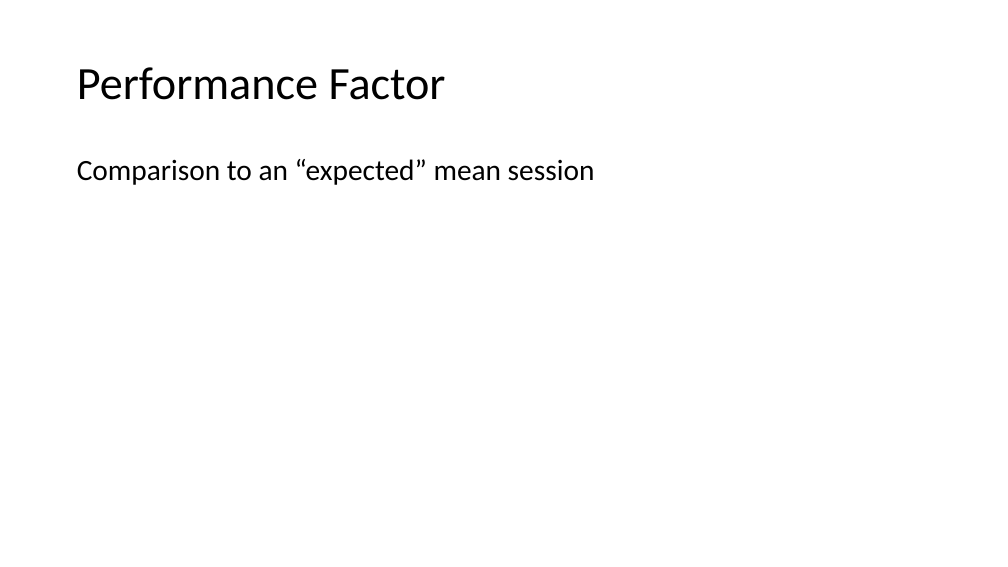
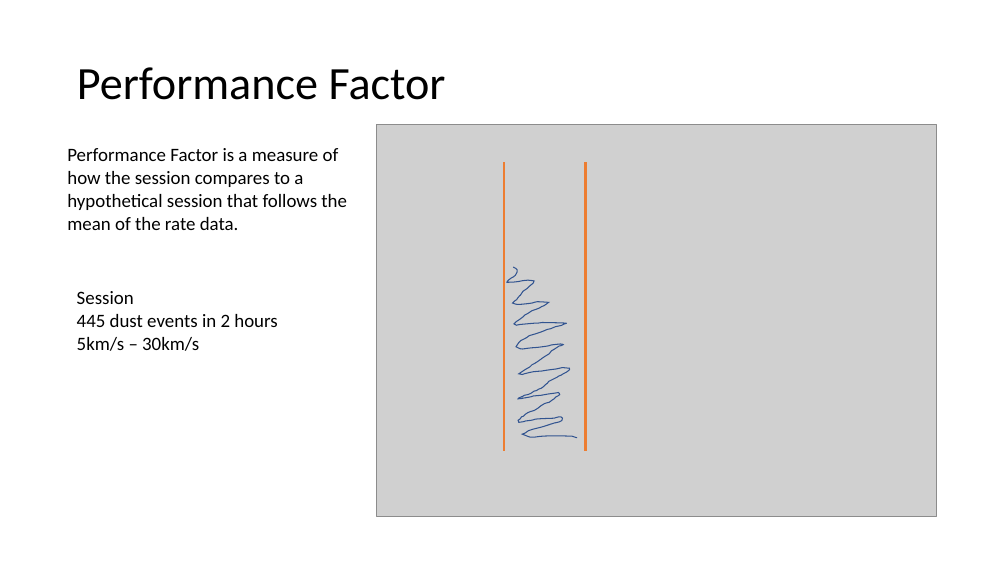
Before and after one commit to nathan-m-schneider-22/Dust-Accelerator-Database-Analysis, a slide deck: slide 22 of Dust_Data_Project.pptx. Drawn at 1008x567 pixels with LibreOffice and Linux fonts; fonts in the diff are those of the drawing; grey boxes stand for pictures. Boxes give left, top, right and bottom in pixels: in the first picture for what was removed or moved away, otherwise in the second. Text is boxed around its words. In the diff, an @@ line names an element or a change of style, - is before the commit and + after.

```diff
--- a/Dust_Data_Project.pptx
+++ b/Dust_Data_Project.pptx
@@ text added at [67, 148, 347, 230], 18 pt, text #000000 @@
+Performance Factor is a measure of how the session compares to a hypothetical session that follows the mean of the rate data.
@@ picture added at [377, 125, 937, 516] @@
@@ text removed at [77, 159, 595, 185] @@
-Comparison to an “expected” mean session
@@ line added from (504, 451) to (504, 163), #ED7D31 2.75 pt @@
@@ line added from (585, 451) to (585, 163), #ED7D31 2.75 pt @@
@@ freeform shape added at [507, 267, 577, 438], outline #325491 1 pt @@
@@ text added at [77, 291, 277, 351], 18 pt, text #000000 @@
+Session
+445 dust events in 2 hours
+5km/s – 30km/s
```
Also in this commit, not shown: 1 slide added, 1 other file.
